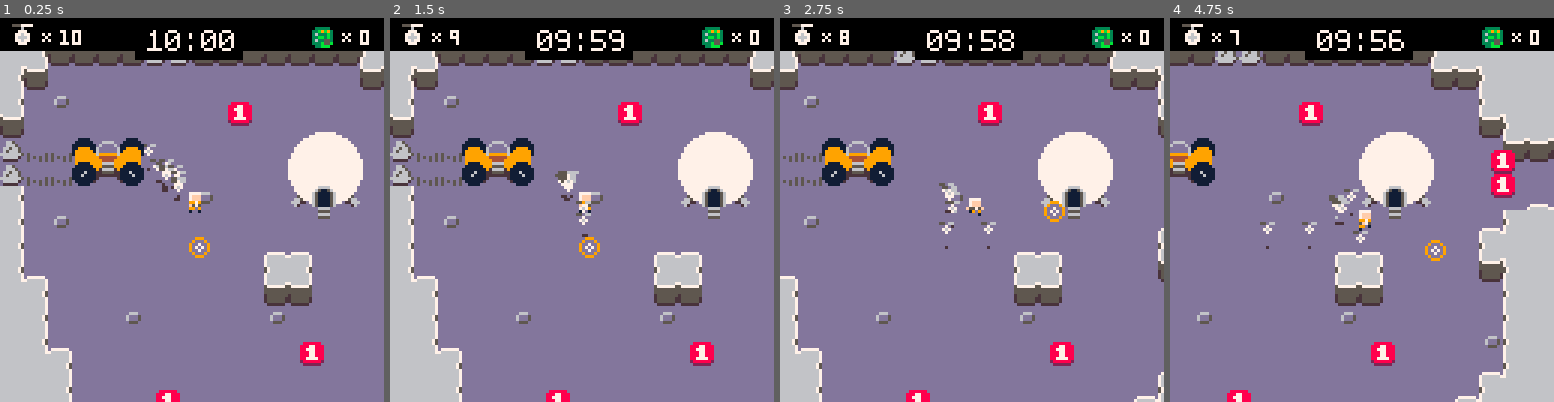
Above: before the commit, frames 1-4 (left to right).
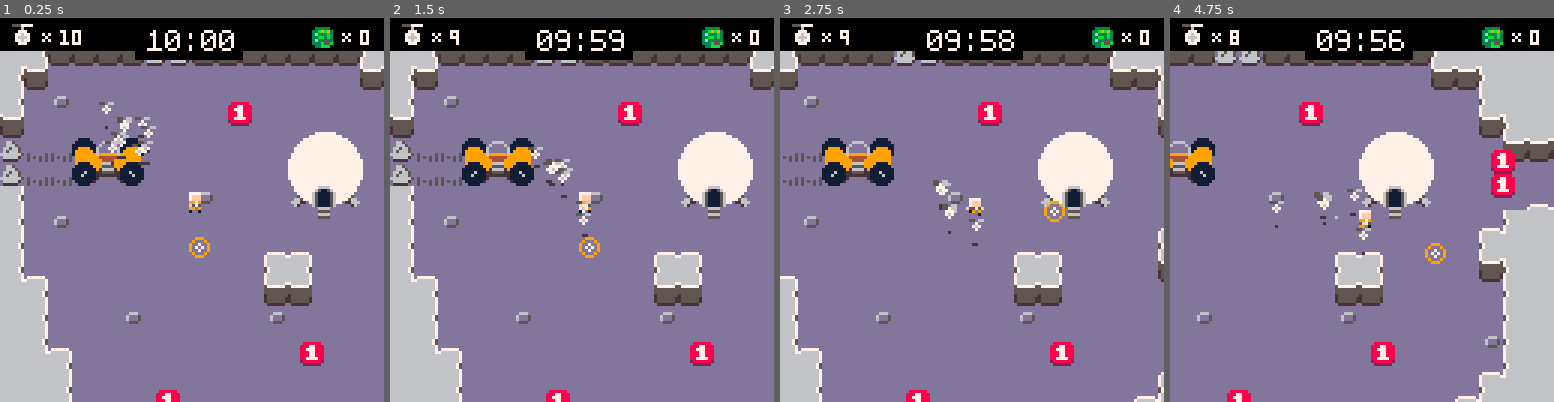
Above: after the commit, the same moments.

Repository: kevinthompson/moonbreak-p8
Game: PICO-8 cartridge moonbreak.p8
Two runs of this game, one before a commit and one after it. Both use one fixed random seed, a clock stepped at 60 frames per second and the inputs below.
Inputs:
- Up to frame 1 (0.25 s): no input
- Up to frame 2 (1.5 s): tap X (X key) at 0.33, 1.07 s; tap O (Z key) at 0.7 s
- Up to frame 3 (2.75 s): hold Right 1.6-2.1 s; tap O (Z key) at 1.7, 2.1, 2.5 s; tap X (X key) at 1.85 s; hold Up 2.15-2.42 s; hold Right from 2.47 s (still down)
- Up to frame 4 (4.75 s): tap O (Z key) every 0.4 s from 2.9 to 4.5 s; tap X (X key) at 2.97, 4.08 s; release Right at 3.03 s; hold Left 3.08-3.58 s; hold Down 3.63-3.97 s; hold Right 4.02-4.68 s; hold Up from 4.73 s (still down)

The runs differ from the first frame. In frame 1, 1.0% of the frame differs, in the area x 25-49%, y 21-48%; in frame 2, 0.5%; in frame 3, 0.5%; in frame 4, 0.9%.

Commit message:
feat: initial pathfinding logic

Diff:
--- a/moonbreak.p8
+++ b/moonbreak.p8
@@ -162,7 +162,7 @@
 00000000000000000000002424242424242424242424242424242424242424242424242424242424242424242424242424242424242424242424242424242424
 24242424242424242424242424242424242424242424242424242424242424242424242424242424242424242424242424242424242424242424242424000000
 __gff__
-0000000000000000808080000000000000000000000000000101010000000000000000000000000000000000000000000000000000000000000000000000000000018101000000000000000000000000818180000000000000000000000000000000000000000000000000000000000000000000000000000000000000000000
+0000000000000000808080000000000000000000000000000101010000000000000000000000000000000000000000000000000000000000000000000000000000010101000000000000000000000000010100000000000000000000000000000000000000000000000000000000000000000000000000000000000000000000
 0000000000000000000000000000000000000000000000000000000000000000000000000000000000000000000000000000000000000000000000000000000000000000000000000000000000000000000000000000000000000000000000000000000000000000000000000000000000000000000000000000000000000000
 __map__
 4242424242510000504242424242424242424242424242424242424242424242424242424242424242424242424242424242424242424242424242424242424242424242424242424242424242424242424242424242424242424242424242424242424242424242424242424242424242424242424242424242424242424242
--- a/scripts/entities/bot.lua
+++ b/scripts/entities/bot.lua
@@ -65,7 +65,7 @@
 
     throw = function(_ENV)
       -- move towards ground target
-      elevation = point(animation_frames,8,animation_frame)
+      elevation = arc(animation_frames,8,animation_frame)
 
       local nx = lerp(player.x, target.x, animation_frame / animation_frames)
       local ny = lerp(player.y, target.y, animation_frame / animation_frames)
@@ -75,7 +75,27 @@
       animation_frame = min(animation_frame + 1, animation_frames)
 
       if animation_frame == animation_frames then
-        state = "targeting"
+        path = astar({ x\8, y\8 }, {8,8})
+        state = "path"
+      end
+    end,
+
+    path = function(_ENV)
+      local px = 4 + path[1].x * 8
+      local py = 4 + path[1].y * 8
+      local a = atan2(px-x, py-y)
+
+      x = x + cos(a) * speed
+      y = y + sin(a) * speed
+
+      -- _ENV:move(x + cos(a) * speed, y + sin(a) * speed)
+
+      if dist(_ENV, {x=px,y=py}) < 1 then
+        deli(path,1)
+      end
+
+      if #path == 0 then
+        state = "idle"
       end
     end,
 
--- a/scripts/entities/cursor.lua
+++ b/scripts/entities/cursor.lua
@@ -56,7 +56,7 @@
       pset(x,y,1)
 
       for step=4,d-1,2 do
-        local h = point(d,8,step)
+        local h = arc(d,8,step)
         pset(x+px*step,y-h+py*step,step%4==0 and 7 or 6)
       end
     end
--- a/scripts/entities/entity.lua
+++ b/scripts/entities/entity.lua
@@ -116,7 +116,7 @@
 
 	-- movement
 	map_collide = function(_ENV, cx, cy)
-    local flag = flags.collision
+    local flag = flags.solid
     local x1,x2,y1,y2 = cx+hitbox[1],cx+hitbox[2],cy+hitbox[3],cy+hitbox[4]
     local points = {
       {x1,y1},
--- a/scripts/scenes/game.lua
+++ b/scripts/scenes/game.lua
@@ -3,10 +3,9 @@
     time_start = time()
     time_limit = 601
 
-    -- foreground tiles
-    foreground = {}
-    for mx=0,128 do
-      for my=0,64 do
+    -- spawn entities tiles
+    for mx=0,127 do
+      for my=0,63 do
         local tile = mget(mx,my)
 
         if tile == 19 then
@@ -17,17 +16,12 @@
 
           mset(mx,my,0)
         end
-
-        if fget(tile,flags.foreground) then
-          add(foreground,{tile,mx*8,my*8})
-        end
       end
     end
 
     -- testing bots
     for i=1,10 do
       add(player.bots,bot:new({
-        speed = 2,
         target = player,
         x = player.x - 32 + rnd(16),
         y = player.y - 32 + rnd(16)
--- a/scripts/utilities/class.lua
+++ b/scripts/utilities/class.lua
@@ -1,20 +1,22 @@
 class=setmetatable({
-	new=function(_ENV,tbl)
-		tbl=tbl or {}
-		setmetatable(tbl,_ENV)
+  new=function(_ENV,tbl)
+    tbl=tbl or {}
+    setmetatable(tbl,_ENV)
     tbl.type = _ENV
     tbl:init()
-		return tbl
-	end,
+    return tbl
+  end,
 
-	extend=function(_ENV,tbl)
-		tbl=tbl or {}
+  init = _noop,
+
+  extend=function(_ENV,tbl)
+    tbl=tbl or {}
     tbl.__index = tbl
 
-		setmetatable(tbl or {},{
-			__index=_ENV
-		})
+    setmetatable(tbl or {},{
+      __index=_ENV
+    })
 
-		return tbl
+    return tbl
   end
 },{__index=_ENV})
--- a/scripts/utilities/globals.lua
+++ b/scripts/utilities/globals.lua
@@ -14,8 +14,7 @@
 
 -- sprite flags
 flags = {
-  collision = 0,
-  foreground = 7
+  solid = 0
 }
 
 -- empty function
--- a/scripts/utilities/helpers.lua
+++ b/scripts/utilities/helpers.lua
@@ -51,7 +51,7 @@
   end
 end
 
-function point(max_x, max_y, x)
+function arc(max_x, max_y, x)
   return sin(.5 + (x/max_x) * .5) * max_y
 end
 
@@ -76,3 +76,111 @@
 	return band(bit,pbtn)==bit
 	and btn()==band(bnot(bit),btn())
 end
+
+function astar(start, goal)
+  local start_node = node:new({ x = start[1], y = start[2] })
+  local goal_node = node:new({ x = goal[1], y = goal[2] })
+
+  local open_list = {start_node}
+  local closed_list = {}
+
+  -- loop until we find the end
+  while #open_list > 0 do
+    sort(open_list,"f")
+
+    local current_node = open_list[1]
+    local current_index = 1
+
+    -- get the current node
+    for index, other_node in ipairs(open_list) do
+      if other_node.f < current_node.f then
+        current_node = other_node
+        current_index = index
+      end
+    end
+
+    -- move the current node to the closed list
+    deli(open_list, current_index)
+    add(closed_list, current_node)
+
+    -- found the goal
+    if current_node == goal_node then
+      local path = {}
+      local current = current_node
+
+      while current do
+        add(path, { x = current.x, y = current.y }, 1)
+        current = current.parent
+      end
+
+      return path
+    end
+
+    -- generate children
+    local children = {}
+    for new_position in all(adjacent_positions) do
+      local adjacent_node = node:new({
+        parent = current_node,
+        x = current_node.x + new_position[1],
+        y = current_node.y + new_position[2]
+      })
+
+      -- check that position is in map
+      if adjacent_node.x > 127
+      or adjacent_node.x < 0
+      or adjacent_node.y > 63
+      or adjacent_node.y < 0 then
+        goto continue
+      end
+
+      -- skip solid tiles
+      if fget(mget(adjacent_node.x, adjacent_node.y), flags.solid) then
+        goto continue
+      end
+
+      add(children, adjacent_node)
+      ::continue::
+    end
+
+    -- loop through children
+    for child in all(children) do
+      for closed_child in all(closed_list) do
+        if child == closed_child then
+          goto continue
+        end
+      end
+
+      child.g = current_node.g + 1
+      child.h = ((child.x - goal_node.x) ^ 2) + ((child.y - goal_node.y) ^ 2)
+      child.f = child.g + child.h
+
+      for open_node in all(open_list) do
+        if child == open_node and child.g > open_node.g then
+          goto continue
+        end
+      end
+
+      add(open_list, child)
+      ::continue::
+    end
+  end
+end
+
+node = class:extend({
+  parent = nil,
+  x = 0,
+  y = 0,
+  g = 0,
+  h = 0,
+  f = 0,
+
+  __eq = function(t1,t2)
+    return t1.x == t2.x and t1.y == t2.y
+  end
+})
+
+adjacent_positions = {
+  {0,-1},{0,1},{-1,0},
+  {1,0}, {-1,-1}, {-1,1},
+  {1,-1}, {1,1}
+}
